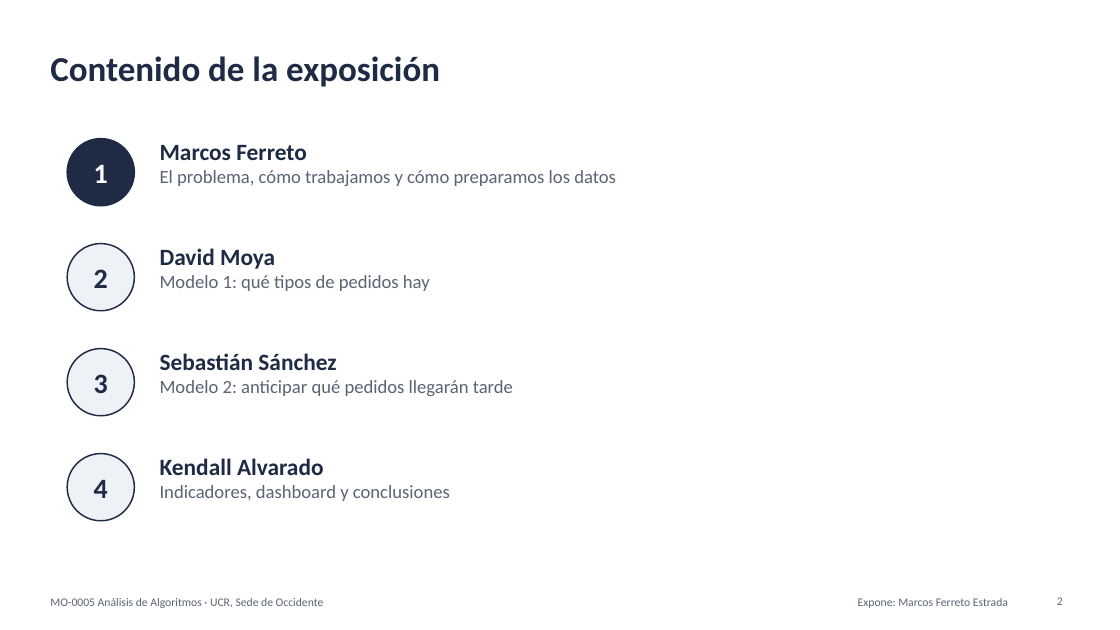
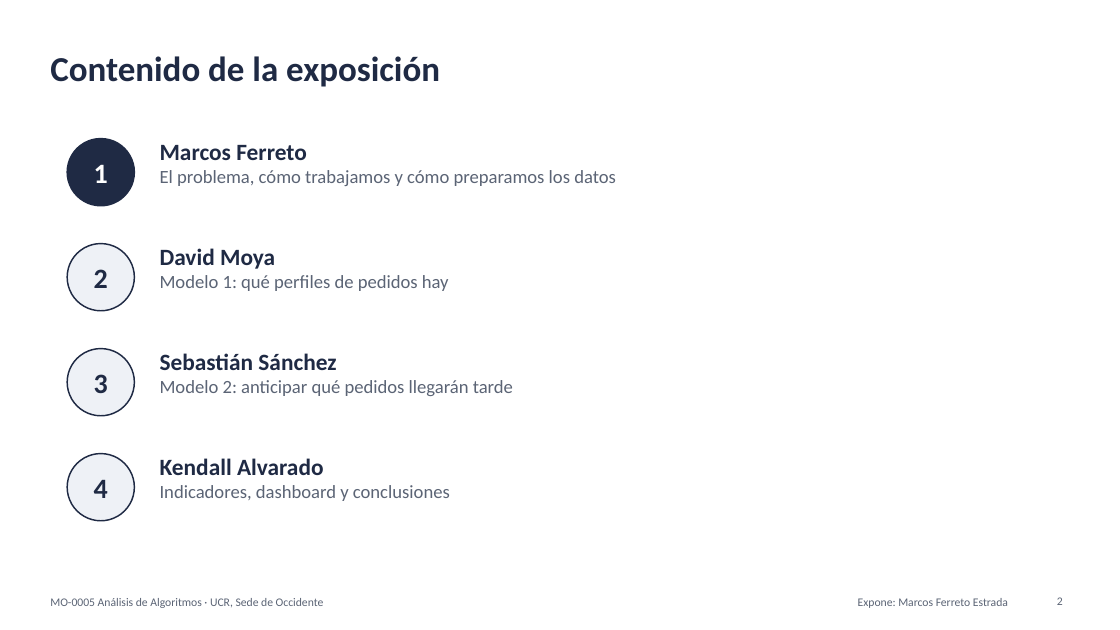
Before and after one commit to FerretoDev/mo0005-ecommerce-ml, a slide deck: slide 2 of presentacion/presentacion.pptx. Drawn at 1120x630 pixels with LibreOffice and Linux fonts; fonts in the diff are those of the drawing. Boxes give left, top, right and bottom in pixels: in the first picture for what was removed or moved away, otherwise in the second. Text is boxed around its words. In the diff, an @@ line names an element or a change of style, - is before the commit and + after.

```diff
--- a/presentacion/presentacion.pptx
+++ b/presentacion/presentacion.pptx
@@ text at bbox=[160, 275, 449, 291]: text changed @@
-Modelo 1: qué tipos de pedidos hay
+Modelo 1: qué perfiles de pedidos hay
```
Also in this commit, not shown: 7 other slides changed, 3 other files.
